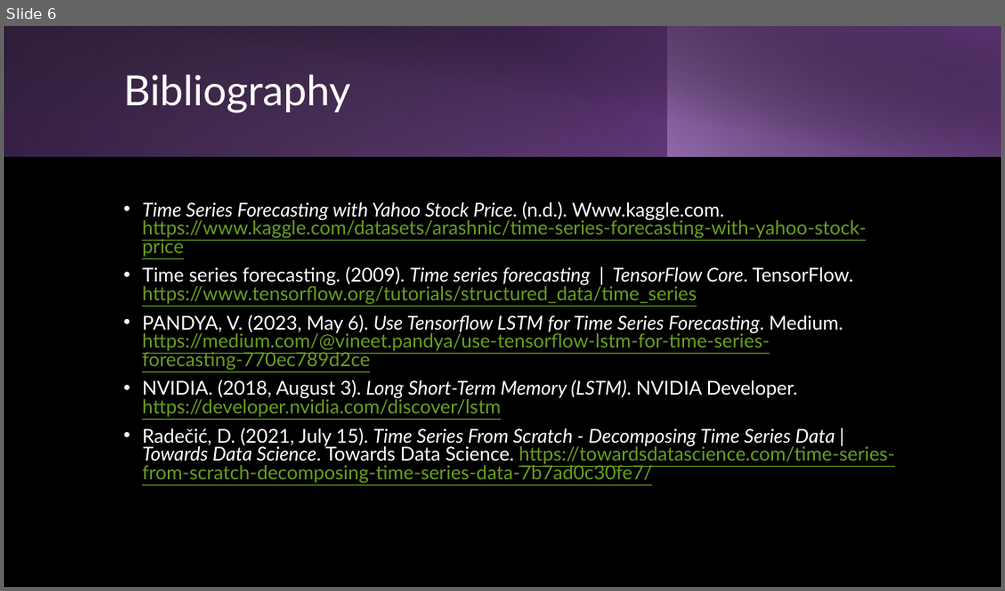
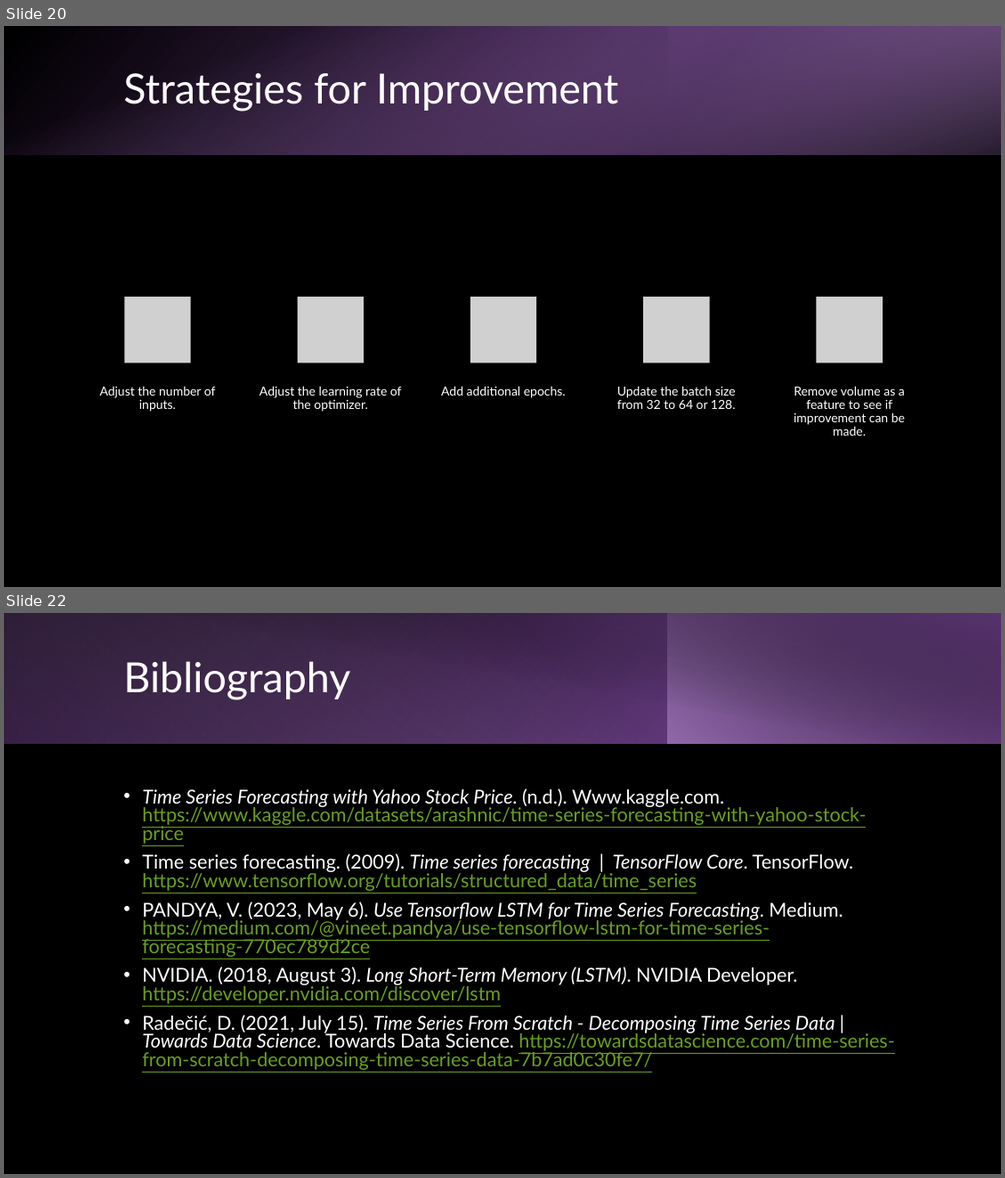
Before and after one commit to jeffmoe/CST_605_Week3, a slide deck: Week3.pptx. Shown one above the other, each under a label of ours: slide 6 before the commit, slides 20 and 22 after it; the slides between them are not shown. The pictures are 1005x591 and 1005x1178 pixels, drawn with LibreOffice and Linux fonts; fonts in the diff are those of the drawing; grey boxes stand for pictures. Boxes give left, top, right and bottom in pixels: in the first picture for what was removed or moved away, otherwise in the second. Text is boxed around its words. In the diff, an @@ line names an element or a change of style, - is before the commit and + after.

```diff
--- a/Week3.pptx
+++ b/Week3.pptx
@@ slide 20 added at [4, 26, 1001, 587], background #000000 @@
@@ rectangle added at [4, 26, 1001, 155], fill gradient #000000 to #874EA9 @@
@@ rectangle added at [4, 26, 1001, 155], fill gradient #AD84C6 to #000000 @@
@@ rectangle added at [669, 26, 1001, 155], fill gradient #5A3471 to #AD84C6 @@
@@ title added at [123, 73, 618, 111], 40 pt, text #FFFFFF @@
+Strategies for Improvement
@@ group added at [100, 297, 905, 435]: 5 pictures, 5 texts @@
+Adjust the number of inputs.
+Adjust the learning rate of the optimizer.
+Add additional epochs.
+Update the batch size from 32 to 64 or 128.
+Remove volume as a feature to see if improvement can be made.
@@ what was slide 6 is now slide 22 @@
```
Also in this commit, not shown: 1 slide changed, 16 other slides added, 1 slide removed, 2 other files.
